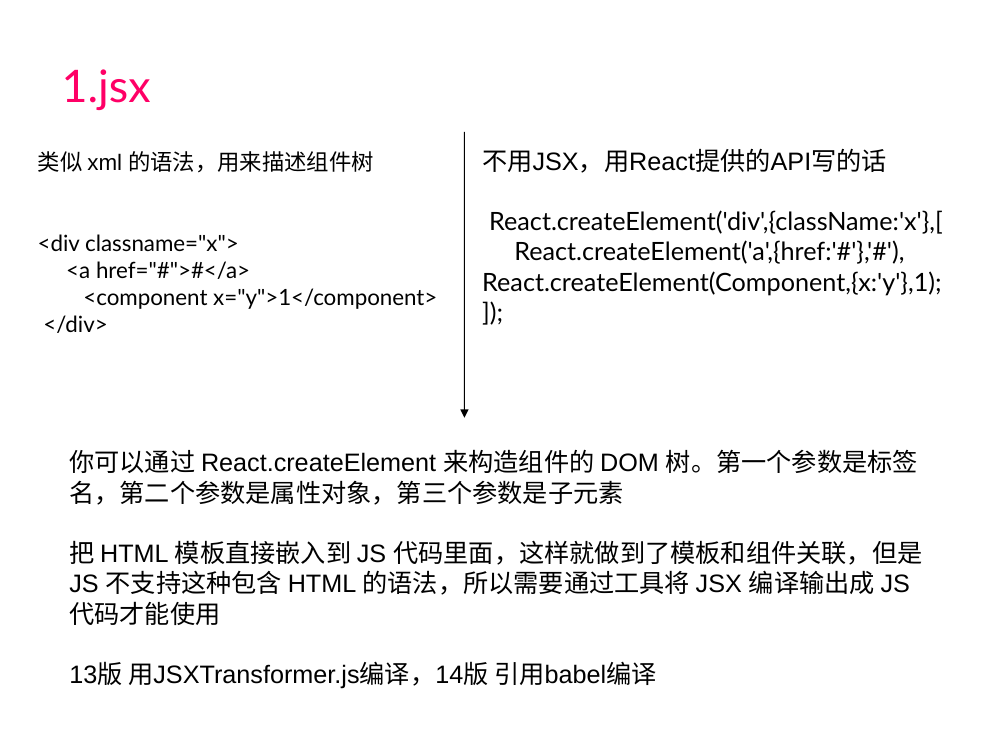
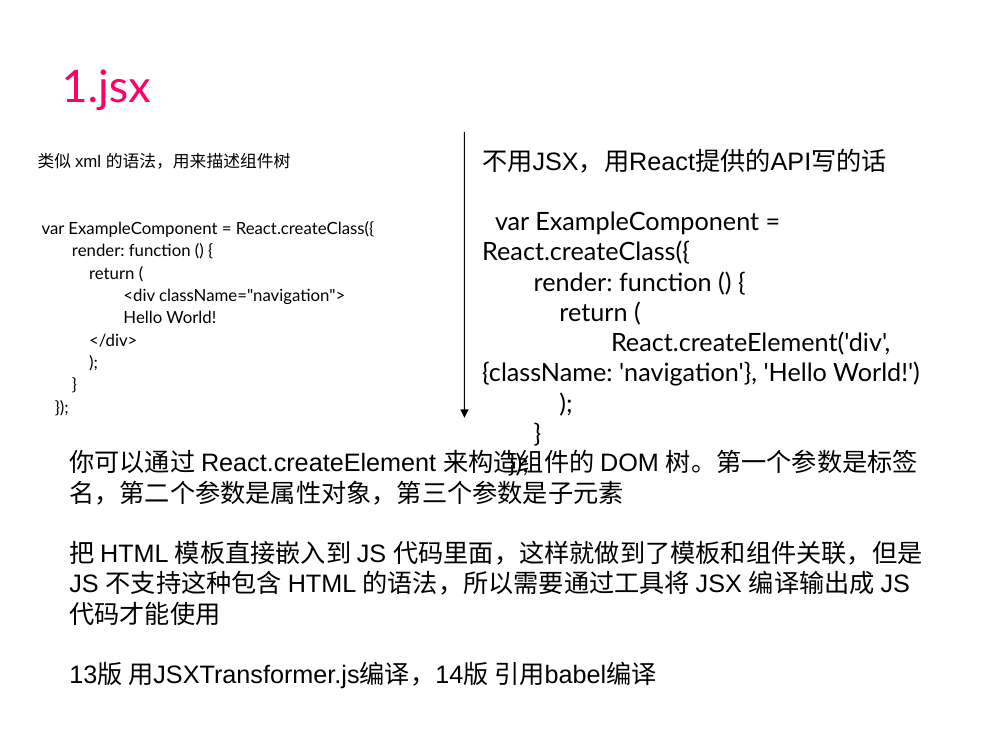
Before and after one commit to guanmeiqi/react-basicKnowledges, a slide deck: slide 5 of react.ppt. Drawn at 1008x756 pixels with LibreOffice and Linux fonts; fonts in the diff are those of the drawing; background and template pictures are left out. Boxes give left, top, right and bottom in pixels: in the first picture for what was removed or moved away, otherwise in the second. Text is boxed around its words. In the diff, an @@ line names an element or a change of style, - is before the commit and + after.

```diff
--- a/react.ppt
+++ b/react.ppt
@@ text at bbox=[38, 153, 529, 347]: paragraphs added @@
+);
+}
+});
@@ text at bbox=[38, 153, 291, 347]: size 16 to 12 pt in "类似 xml 的语法，用来描述组件树", "</div>"; line spacing 0.8 to 0.9; less space between paragraphs @@
@@ text at bbox=[68, 217, 529, 323]: text changed; size 16 to 12 pt @@
-<div classname="x">
-<a href="#">#</a>
-<component x="y">1</component>
+var ExampleComponent = React.createClass({
+render: function () {
+return (
+<div className="navigation">
+Hello World!
@@ text at bbox=[482, 211, 920, 386]: text changed @@
-React.createElement('div',{className:'x'},[
-React.createElement('a',{href:'#'},'#'),
-React.createElement(Component,{x:'y'},1);
-]);
+var ExampleComponent = React.createClass({
+render: function () {
+return (
+React.createElement('div', {className: 'navigation'}, 'Hello World!')
+);
+}
+});
```
Also in this commit, not shown: 2 other slides changed, 16 other files.
